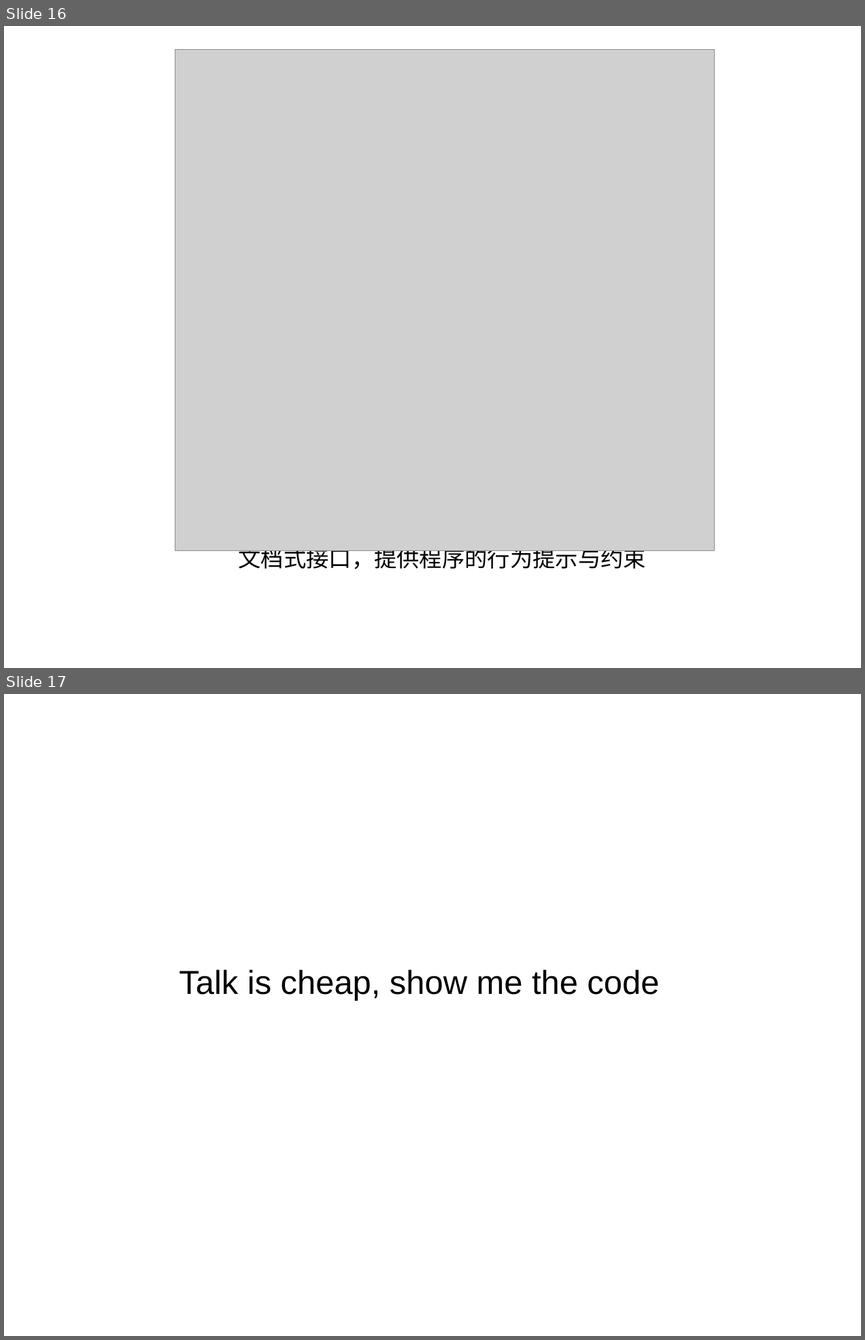
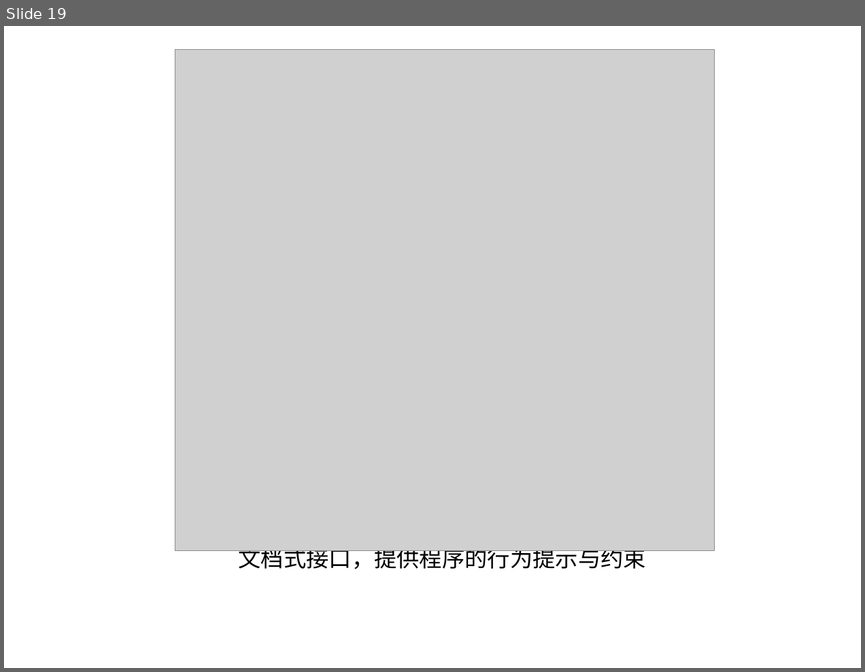
Before and after one commit to life0727/blog, a slide deck: ppt/typescript1.pptx. Shown one above the other, each under a label of ours: slides 16 and 17 before the commit, slide 19 after it. The pictures are 865x1340 and 865x672 pixels, drawn with LibreOffice and Linux fonts; fonts in the diff are those of the drawing; grey boxes stand for pictures; background and template pictures are left out. Boxes give left, top, right and bottom in pixels: in the first picture for what was removed or moved away, otherwise in the second. Text is boxed around its words. In the diff, an @@ line names an element or a change of style, - is before the commit and + after.

```diff
--- a/ppt/typescript1.pptx
+++ b/ppt/typescript1.pptx
@@ slide 17 removed at box(4, 694, 861, 1336), background picture (left out) @@
@@ text removed at box(179, 969, 659, 1001) @@
-Talk is cheap, show me the code
@@ what was slide 16 is now slide 19 @@
```
Also in this commit, not shown: 2 slides changed, 5 slides added, 1 other slide removed.
